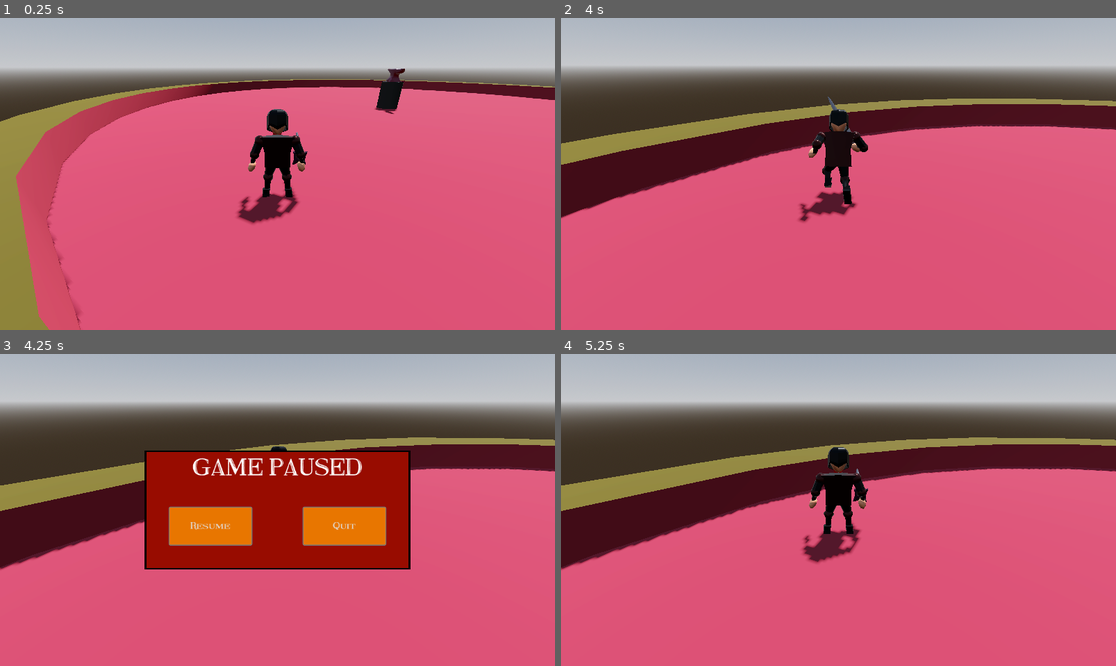
Above: before the commit, frames 1-4 (two rows, left to right).
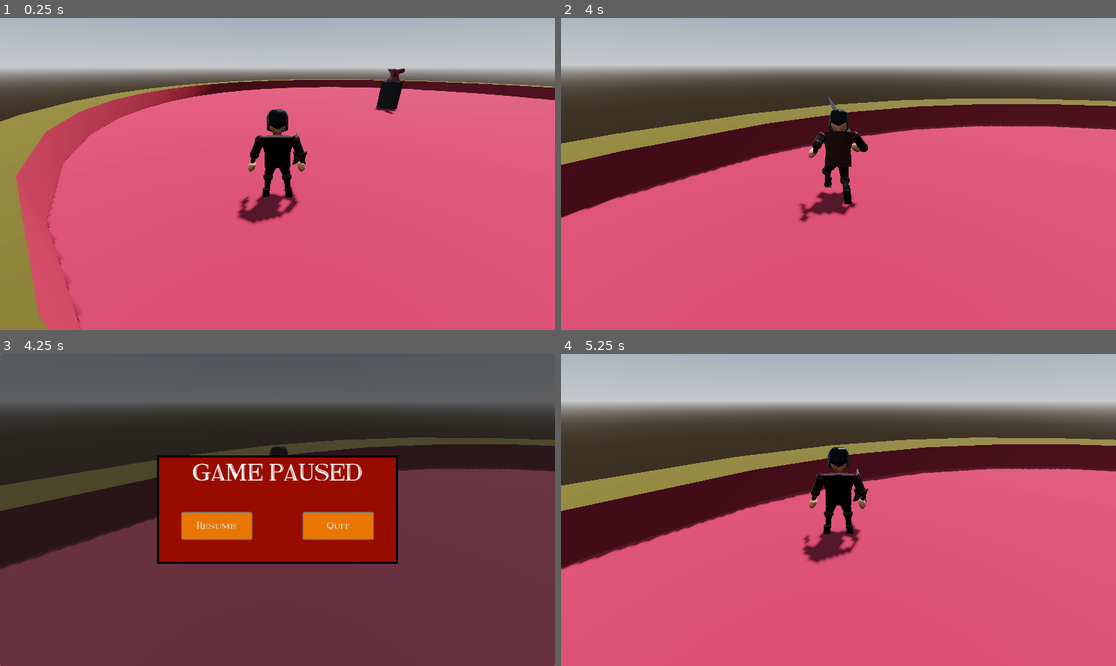
Above: after the commit, the same moments.

Repository: Amandella27/Godot-game-jam-68-forge
Game: Godot game, scene res://Scenes/main.tscn
Two runs of this game, one before a commit and one after it. Both use one fixed random seed, a clock stepped at 60 frames per second and the inputs below.
Inputs (mouse positions are in pixels of both pictures, inside the frame that each line leads up to):
- Up to frame 1 (0.25 s): no input
- Up to frame 2 (4 s): tap Enter at 0.5 s; move the mouse to (866, 174) at 0.52 s; hold E (use) 0.53-1.28 s; hold W (forward) from 0.53 s (still down); tap Space (jump) at 0.77, 1.52, 3.02, 3.77 s; move the mouse to (810, 174) at 1.27 s; click (810, 174) at 1.35 s; tap E (use) at 1.55, 2.85, 3.8 s; move the mouse to (849, 167) at 2.02 s; hold E (use) 2.03-2.78 s; move the mouse to (832, 180) at 2.77 s; move the mouse to (877, 177) at 3.52 s; press the mouse at (877, 177) at 3.53 s
- Up to frame 3 (4.25 s): keep holding W (forward); tap Escape (menu) at 4.15 s
- Up to frame 4 (5.25 s): move the mouse to (672, 463) at 4.27 s; release W (forward) at 4.28 s; release the mouse at (672, 463) at 4.28 s; hold A (left) 4.28-5 s; tap E (use) at 4.35 s; tap Space (jump) at 4.52 s; click "Resume" at 5 s

Frames 1-2 are identical in both runs. In frame 3, 79% of the frame differs, in the area x 0-100%, y 0-100%; in frame 4, nothing differs.

Commit message:
Changed menu resizing

Diff:
--- a/Scenes/UI/attachview.tscn
+++ b/Scenes/UI/attachview.tscn
@@ -20,31 +20,44 @@
 
 [node name="MarginContainer" type="MarginContainer" parent="."]
 layout_mode = 1
-anchors_preset = 15
-anchor_right = 1.0
-anchor_bottom = 1.0
+anchors_preset = 5
+anchor_left = 0.5
+anchor_right = 0.5
+offset_left = -570.0
+offset_right = 570.0
+offset_bottom = 800.0
 grow_horizontal = 2
-grow_vertical = 2
 theme_override_constants/margin_left = 200
 theme_override_constants/margin_top = 100
 theme_override_constants/margin_right = 200
 theme_override_constants/margin_bottom = 200
 
 [node name="Panel" type="Panel" parent="MarginContainer"]
+custom_minimum_size = Vector2(740, 500)
 layout_mode = 2
+size_flags_horizontal = 4
+size_flags_vertical = 0
 theme_override_styles/panel = SubResource("StyleBoxFlat_kvfue")
 
 [node name="MarginContainer" type="MarginContainer" parent="MarginContainer/Panel"]
-layout_mode = 2
-offset_right = 752.0
+layout_mode = 1
+anchors_preset = 5
+anchor_left = 0.5
+anchor_right = 0.5
+offset_left = -376.0
+offset_right = 376.0
 offset_bottom = 41.0
+grow_horizontal = 2
 theme_override_constants/margin_top = 10
 
 [node name="HBoxContainer" type="VBoxContainer" parent="MarginContainer/Panel/MarginContainer"]
 layout_mode = 2
+size_flags_horizontal = 4
+size_flags_vertical = 4
 
 [node name="Label" type="Label" parent="MarginContainer/Panel/MarginContainer/HBoxContainer"]
 layout_mode = 2
+size_flags_horizontal = 4
 theme = ExtResource("1_6smeo")
 text = "Forge an Attachment"
 horizontal_alignment = 1
--- a/Scenes/UI/pausemenu.tscn
+++ b/Scenes/UI/pausemenu.tscn
@@ -11,30 +11,32 @@
 border_width_bottom = 4
 border_color = Color(0, 0, 0, 1)
 
-[node name="PauseMenu" type="Control"]
+[node name="PauseMenu" type="PanelContainer"]
 process_mode = 3
-layout_mode = 3
 anchors_preset = 15
 anchor_right = 1.0
 anchor_bottom = 1.0
 grow_horizontal = 2
 grow_vertical = 2
+size_flags_horizontal = 4
+size_flags_vertical = 4
 script = ExtResource("1_gbqgn")
 
 [node name="MarginContainer" type="MarginContainer" parent="."]
-layout_mode = 1
-anchors_preset = 15
-anchor_right = 1.0
-anchor_bottom = 1.0
-grow_horizontal = 2
-grow_vertical = 2
+custom_minimum_size = Vector2(500, 500)
+layout_mode = 2
+size_flags_horizontal = 4
+size_flags_vertical = 4
 theme_override_constants/margin_left = 300
 theme_override_constants/margin_top = 200
 theme_override_constants/margin_right = 300
 theme_override_constants/margin_bottom = 200
 
 [node name="Panel" type="Panel" parent="MarginContainer"]
+custom_minimum_size = Vector2(500, 225)
 layout_mode = 2
+size_flags_horizontal = 4
+size_flags_vertical = 4
 theme_override_styles/panel = SubResource("StyleBoxFlat_jpchl")
 
 [node name="MarginContainer" type="MarginContainer" parent="MarginContainer/Panel"]
--- a/Scenes/UI/upgrademenu.tscn
+++ b/Scenes/UI/upgrademenu.tscn
@@ -23,17 +23,20 @@
 
 [node name="MainContainer" type="MarginContainer" parent="."]
 layout_mode = 1
-anchors_preset = 15
-anchor_right = 1.0
-anchor_bottom = 1.0
+anchors_preset = 5
+anchor_left = 0.5
+anchor_right = 0.5
+offset_left = -570.0
+offset_right = 570.0
+offset_bottom = 700.0
 grow_horizontal = 2
-grow_vertical = 2
 theme_override_constants/margin_left = 200
 theme_override_constants/margin_top = 100
 theme_override_constants/margin_right = 200
 theme_override_constants/margin_bottom = 350
 
 [node name="Panel" type="Panel" parent="MainContainer"]
+custom_minimum_size = Vector2(740, 250)
 layout_mode = 2
 theme_override_styles/panel = SubResource("StyleBoxFlat_yal7c")
 
@@ -63,7 +66,8 @@
 
 [node name="MarginContainer" type="MarginContainer" parent="MainContainer/Panel/MarginContainer/VBoxContainer/HBoxContainer"]
 layout_mode = 2
-size_flags_horizontal = 3
+size_flags_horizontal = 4
+size_flags_vertical = 4
 theme_override_constants/margin_left = 10
 theme_override_constants/margin_top = 10
 theme_override_constants/margin_right = 10
@@ -71,13 +75,17 @@
 
 [node name="Upgrade1Button" type="Button" parent="MainContainer/Panel/MarginContainer/VBoxContainer/HBoxContainer/MarginContainer"]
 unique_name_in_owner = true
+custom_minimum_size = Vector2(225, 150)
 layout_mode = 2
+size_flags_horizontal = 4
+size_flags_vertical = 4
 theme = ExtResource("2_7qp8v")
 text = "Forge Attachment"
 
 [node name="MarginContainer2" type="MarginContainer" parent="MainContainer/Panel/MarginContainer/VBoxContainer/HBoxContainer"]
 layout_mode = 2
-size_flags_horizontal = 3
+size_flags_horizontal = 4
+size_flags_vertical = 4
 theme_override_constants/margin_left = 10
 theme_override_constants/margin_top = 10
 theme_override_constants/margin_right = 10
@@ -85,14 +93,18 @@
 
 [node name="Upgrade2Button" type="Button" parent="MainContainer/Panel/MarginContainer/VBoxContainer/HBoxContainer/MarginContainer2"]
 unique_name_in_owner = true
+custom_minimum_size = Vector2(225, 150)
 layout_mode = 2
+size_flags_horizontal = 4
+size_flags_vertical = 4
 theme = ExtResource("2_7qp8v")
 text = "Upgrade 2
 "
 
 [node name="MarginContainer3" type="MarginContainer" parent="MainContainer/Panel/MarginContainer/VBoxContainer/HBoxContainer"]
 layout_mode = 2
-size_flags_horizontal = 3
+size_flags_horizontal = 4
+size_flags_vertical = 4
 theme_override_constants/margin_left = 10
 theme_override_constants/margin_top = 10
 theme_override_constants/margin_right = 10
@@ -100,7 +112,10 @@
 
 [node name="Upgrade3Button" type="Button" parent="MainContainer/Panel/MarginContainer/VBoxContainer/HBoxContainer/MarginContainer3"]
 unique_name_in_owner = true
+custom_minimum_size = Vector2(225, 150)
 layout_mode = 2
+size_flags_horizontal = 4
+size_flags_vertical = 4
 theme = ExtResource("2_7qp8v")
 text = "Upgrade 3
 "
--- a/Scripts/PauseMenu.gd
+++ b/Scripts/PauseMenu.gd
@@ -1,4 +1,4 @@
-extends Control
+extends PanelContainer
 
 func _ready():
 	get_tree().paused = true
